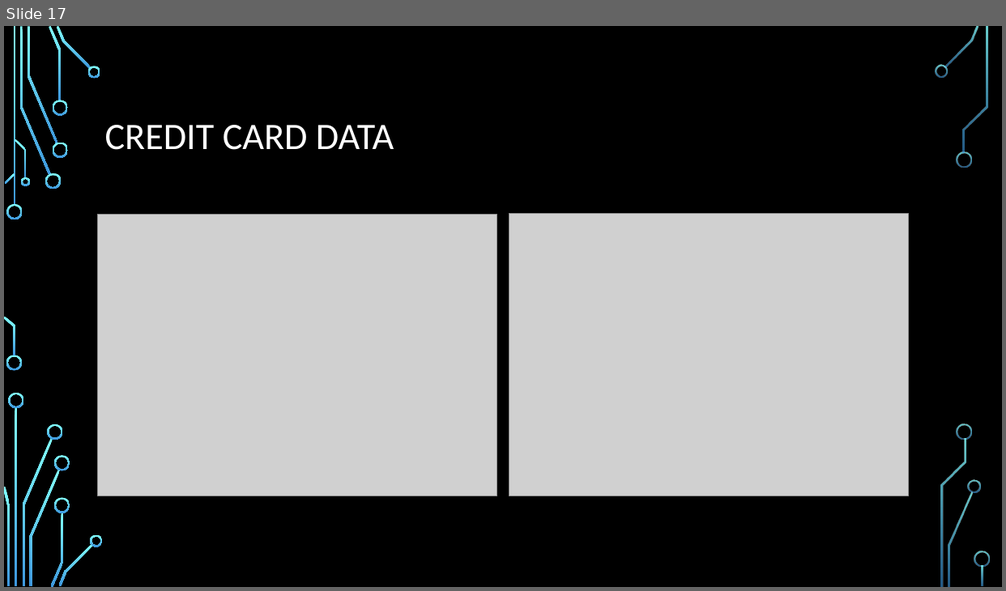
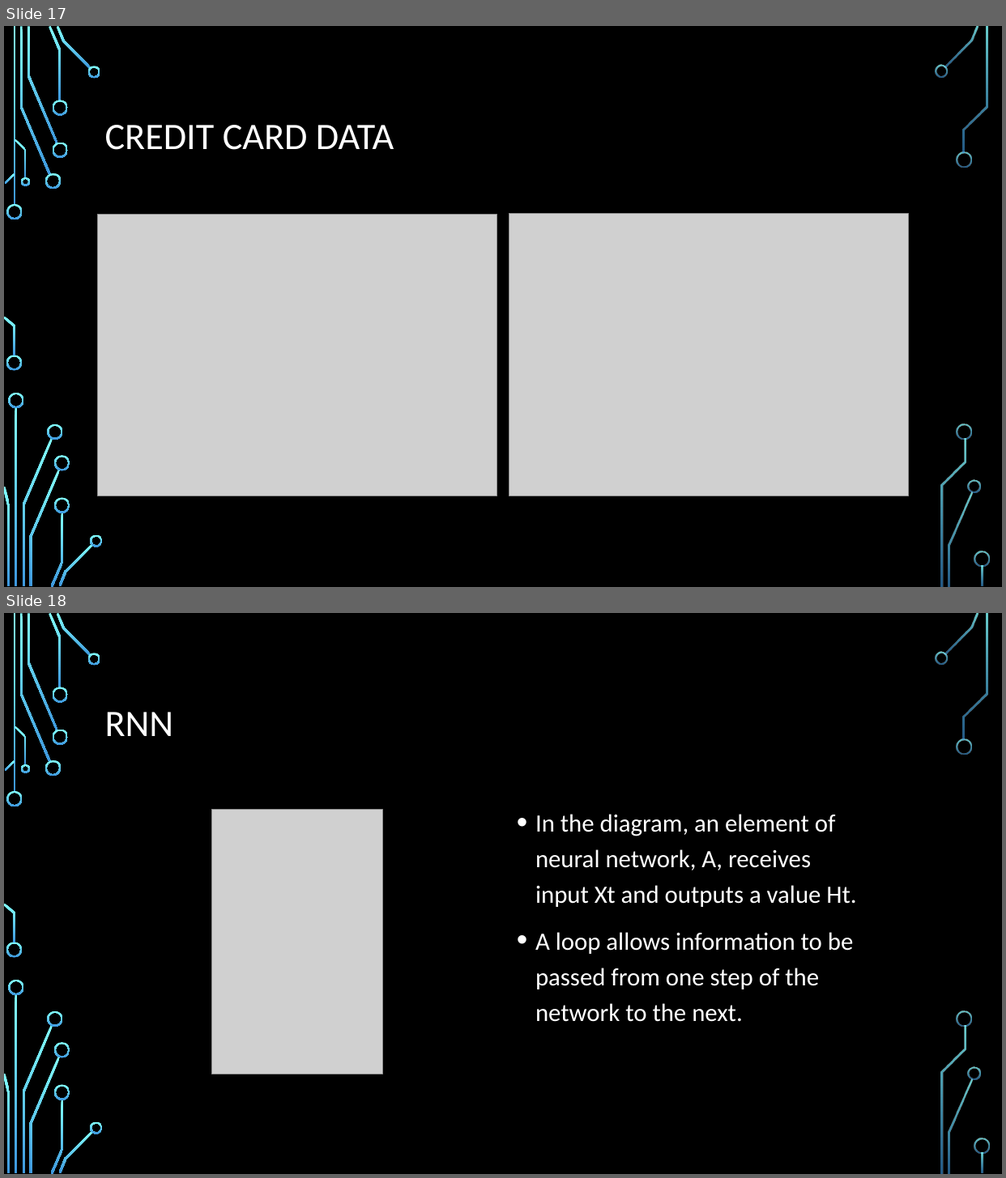
Before and after one commit to shawnmccarthy/anomalydetection, a slide deck: mccarthy-shawn_slides.pptx. Shown one above the other, each under a label of ours: slide 17 before the commit, slides 17 and 18 after it. The pictures are 1006x591 and 1006x1178 pixels, drawn with LibreOffice and Linux fonts; fonts in the diff are those of the drawing; grey boxes stand for pictures; background and template pictures are left out. Boxes give left, top, right and bottom in pixels: in the first picture for what was removed or moved away, otherwise in the second. Text is boxed around its words. In the diff, an @@ line names an element or a change of style, - is before the commit and + after.

```diff
--- a/mccarthy-shawn_slides.pptx
+++ b/mccarthy-shawn_slides.pptx
@@ slide 18 added at box(4, 613, 1002, 1174), background picture (left out); not listed: 36 template elements that a slide beside it also shows @@
@@ title added at box(105, 712, 174, 736), 36 pt, text #FFFFFF @@
+RNN
@@ picture added at box(212, 810, 383, 1075) @@
@@ text added at box(535, 814, 856, 1022), 24 pt, text #FFFFFF @@
+• In the diagram, an element of neural network, A, receives input Xt and outputs a value Ht.
+• A loop allows information to be passed from one step of the network to the next.
```
Also in this commit, not shown: 1 slide changed, 10 other slides added, 1 other file.
